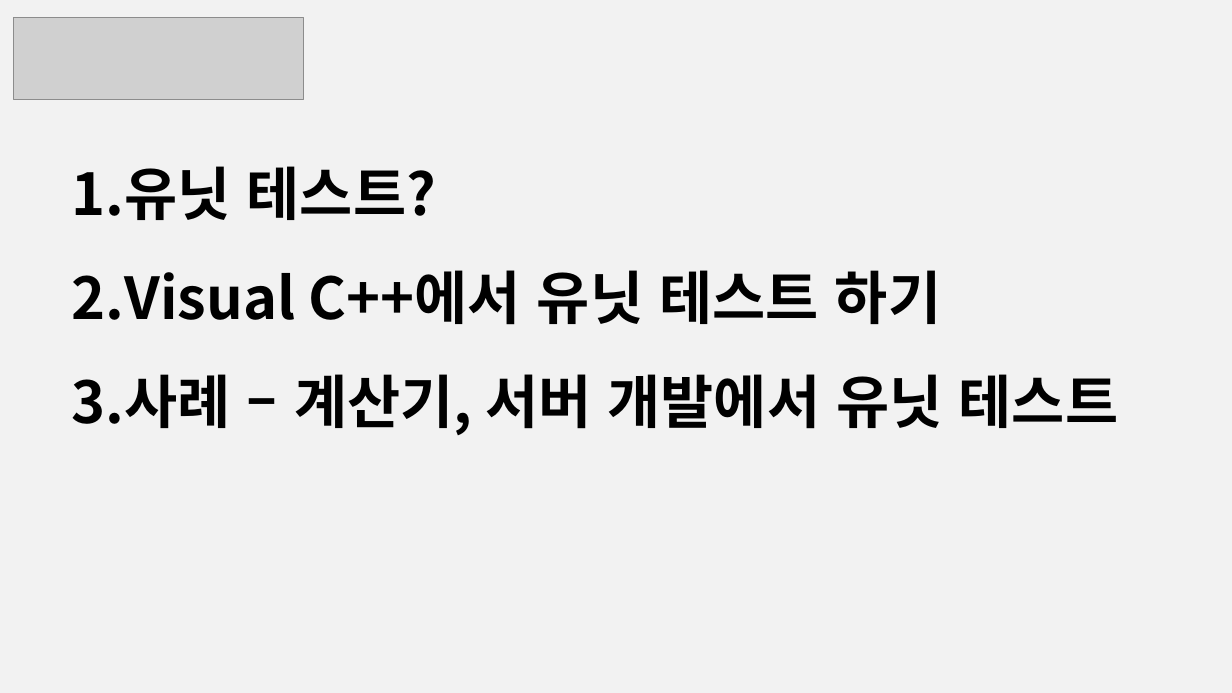
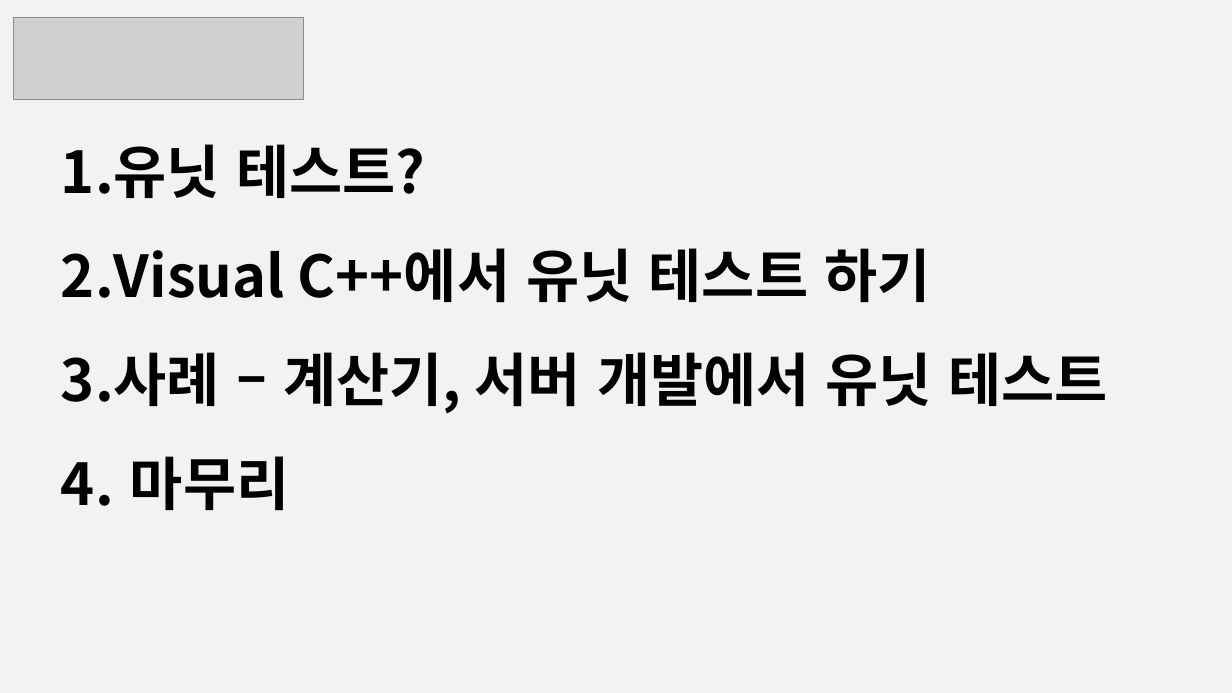
Before and after one commit to jacking75/conf_cpp_korea_2018-08, a slide deck: slide 2 of [C++ Korea 4th Seminar]Visual Cpp에서 유닛 테스트 하기.pptx. Drawn at 1232x693 pixels with LibreOffice and Linux fonts; fonts in the diff are those of the drawing; grey boxes stand for pictures. Boxes give left, top, right and bottom in pixels: in the first picture for what was removed or moved away, otherwise in the second. Text is boxed around its words. In the diff, an @@ line names an element or a change of style, - is before the commit and + after.

```diff
--- a/[C++ Korea 4th Seminar]Visual Cpp에서 유닛 테스트 하기.pptx
+++ b/[C++ Korea 4th Seminar]Visual Cpp에서 유닛 테스트 하기.pptx
@@ text "유닛 테스트?": place and size @@
-text "유닛 테스트?" at box(72, 166, 1118, 435)
+text "유닛 테스트?" at box(61, 144, 1107, 511)
@@ text at box(130, 456, 289, 511): paragraph added @@
+4. 마무리
```
Also in this commit, not shown: 6 other slides changed, 6 slides added, 5 slides removed, 16 other files.
